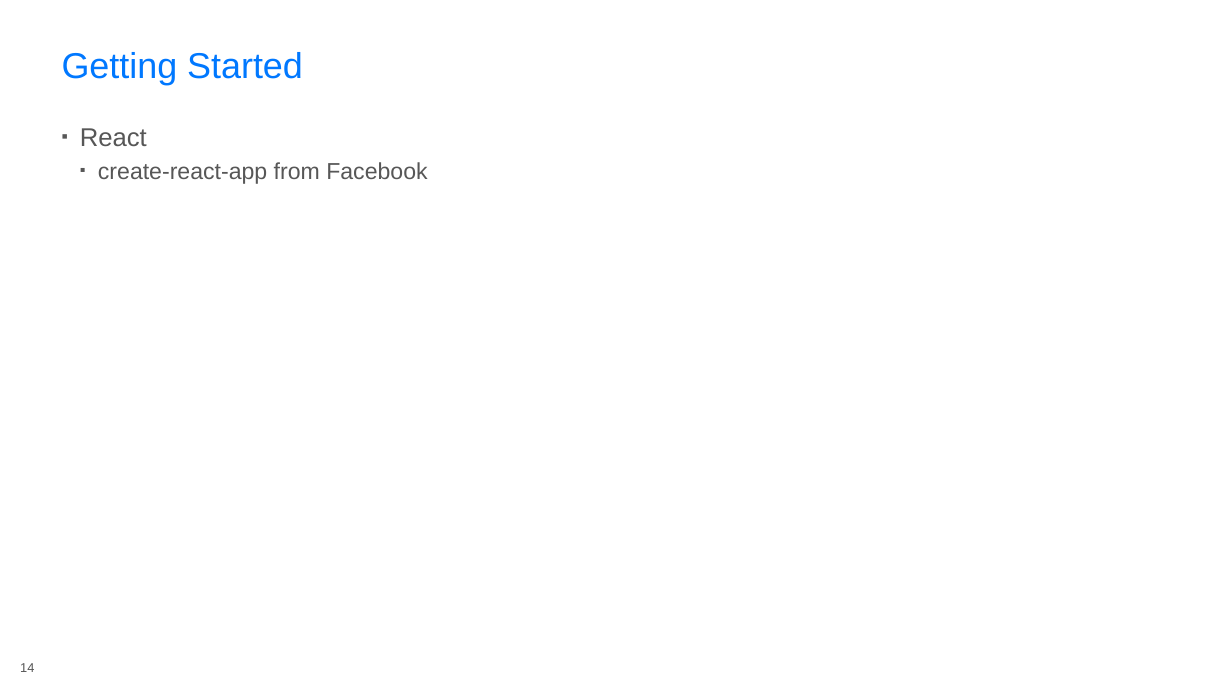
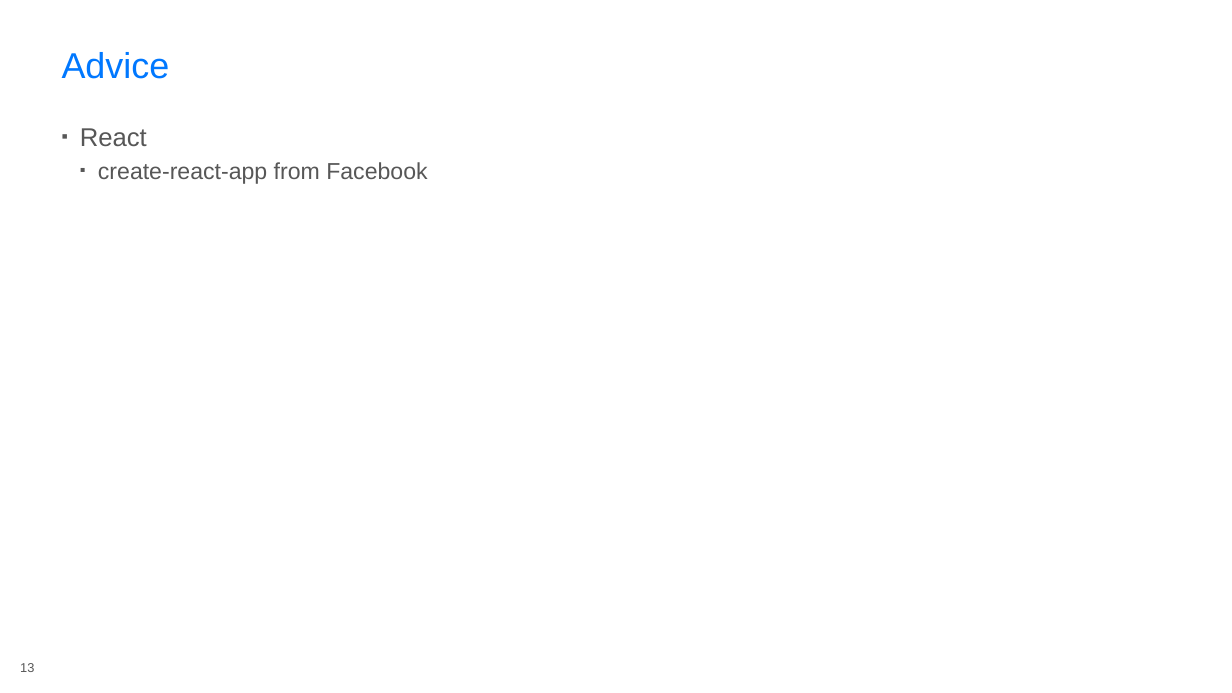
Before and after one commit to rasmuskl/react-webpack-typescript, a slide deck: slide 13 of _notes/Presentation.pptx (slide 14 before the commit). Drawn at 1232x693 pixels with LibreOffice and Linux fonts; fonts in the diff are those of the drawing; background and template pictures are left out. Boxes give left, top, right and bottom in pixels: in the first picture for what was removed or moved away, otherwise in the second. Text is boxed around its words. In the diff, an @@ line names an element or a change of style, - is before the commit and + after.

```diff
--- a/_notes/Presentation.pptx
+++ b/_notes/Presentation.pptx
@@ title at (x1=62, y1=52, x2=170, y2=79): text changed @@
-Getting Started
+Advice
@@ page number at (x1=20, y1=663, x2=34, y2=672): text changed @@
-14
+13
```
Also in this commit, not shown: 5 other slides changed, 4 slides added, 5 slides removed, 10 other files.
